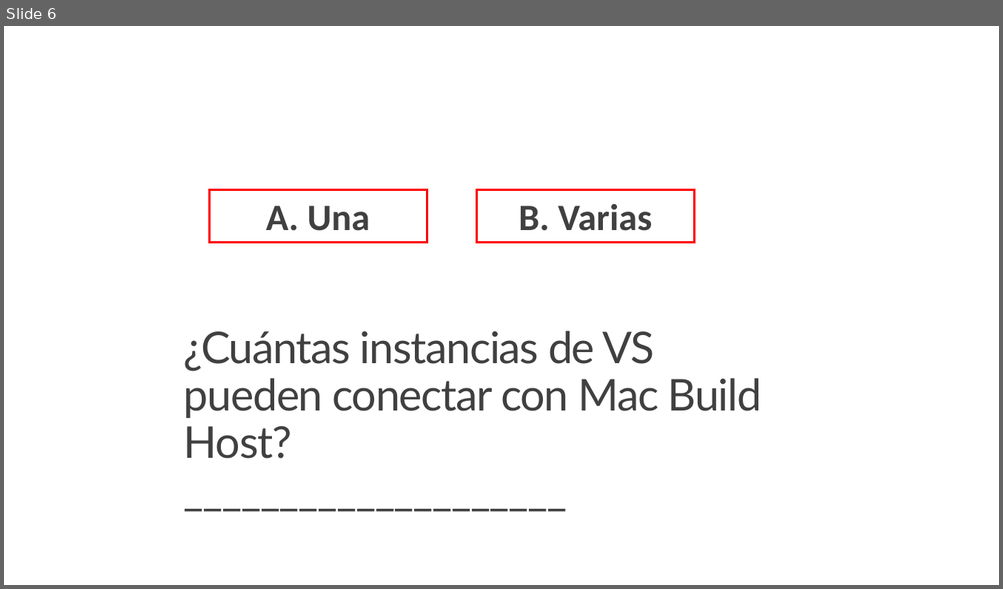
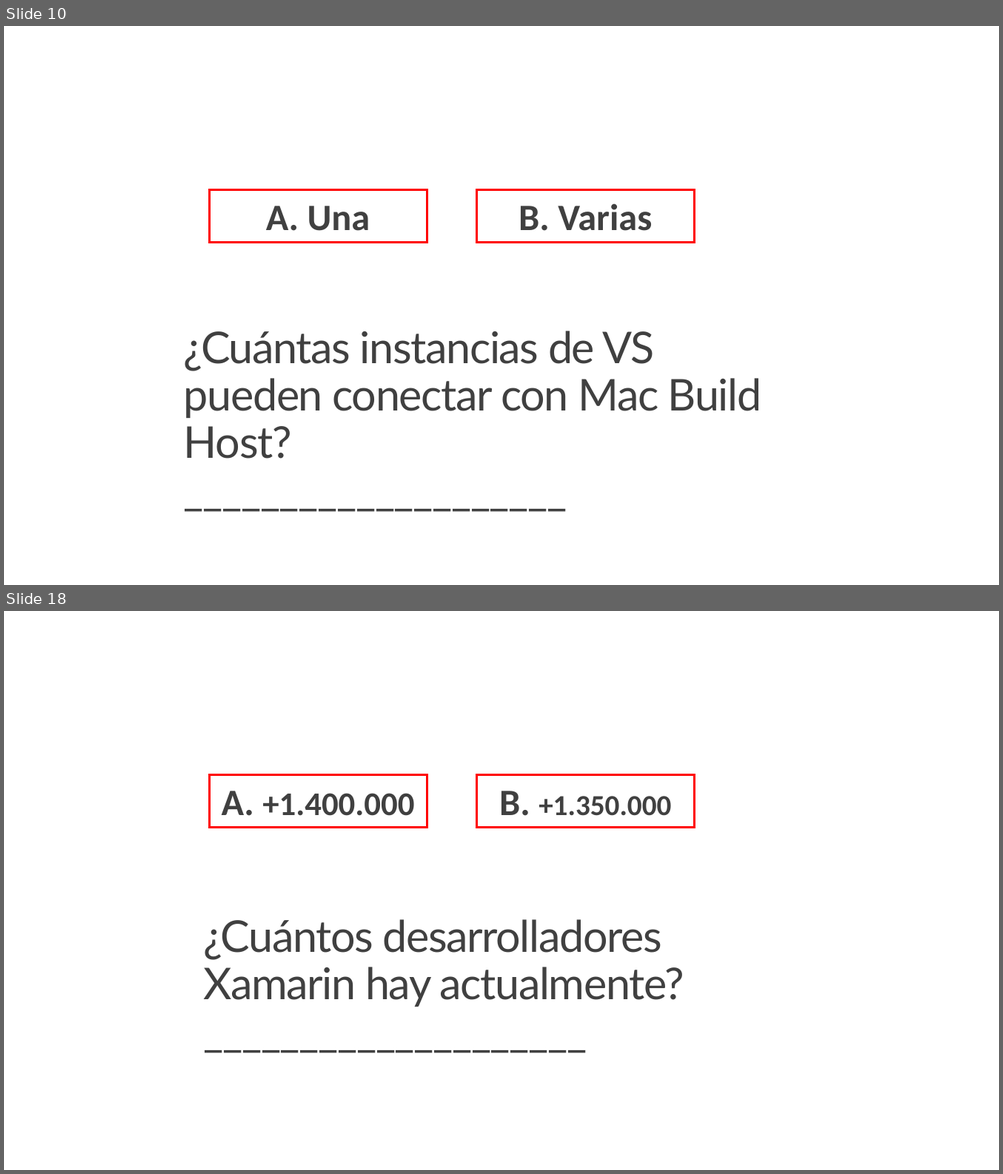
Before and after one commit to jsuarezruiz/Events, a slide deck: Xamarin 4 Party/03. Xamarin 4 Contest.pptx. Shown one above the other, each under a label of ours: slide 6 before the commit, slides 10 and 18 after it; the slides between them are not shown. The pictures are 1003x589 and 1003x1174 pixels, drawn with LibreOffice and Linux fonts; fonts in the diff are those of the drawing. Boxes give left, top, right and bottom in pixels: in the first picture for what was removed or moved away, otherwise in the second. Text is boxed around its words. In the diff, an @@ line names an element or a change of style, - is before the commit and + after.

```diff
--- a/Xamarin 4 Party/03. Xamarin 4 Contest.pptx
+++ b/Xamarin 4 Party/03. Xamarin 4 Contest.pptx
@@ slide 18 added at box(4, 611, 999, 1170), background #FFFFFF @@
@@ rectangle added at box(209, 775, 427, 827), outline #FF0000 2.25 pt, 32 pt, text #404040, bold @@
+A. +1.400.000
@@ rectangle added at box(476, 775, 694, 827), outline #FF0000 2.25 pt, 28 pt, text #404040, bold @@
+B. +1.350.000
@@ title added at box(204, 920, 684, 1007), 42.3 pt, text #404040 @@
+¿Cuántos desarrolladores Xamarin hay actualmente?
+____________________
@@ what was slide 6 is now slide 10 @@
```
Also in this commit, not shown: 3 slides changed, 9 other slides added.
